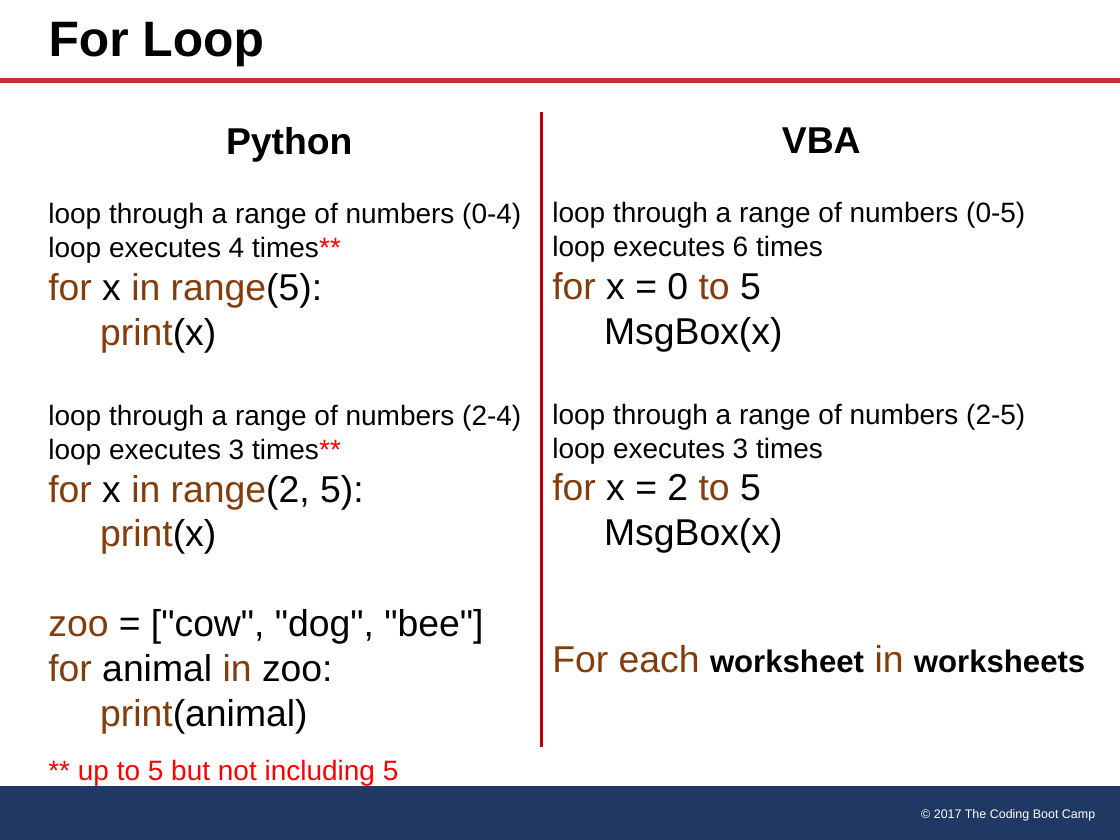
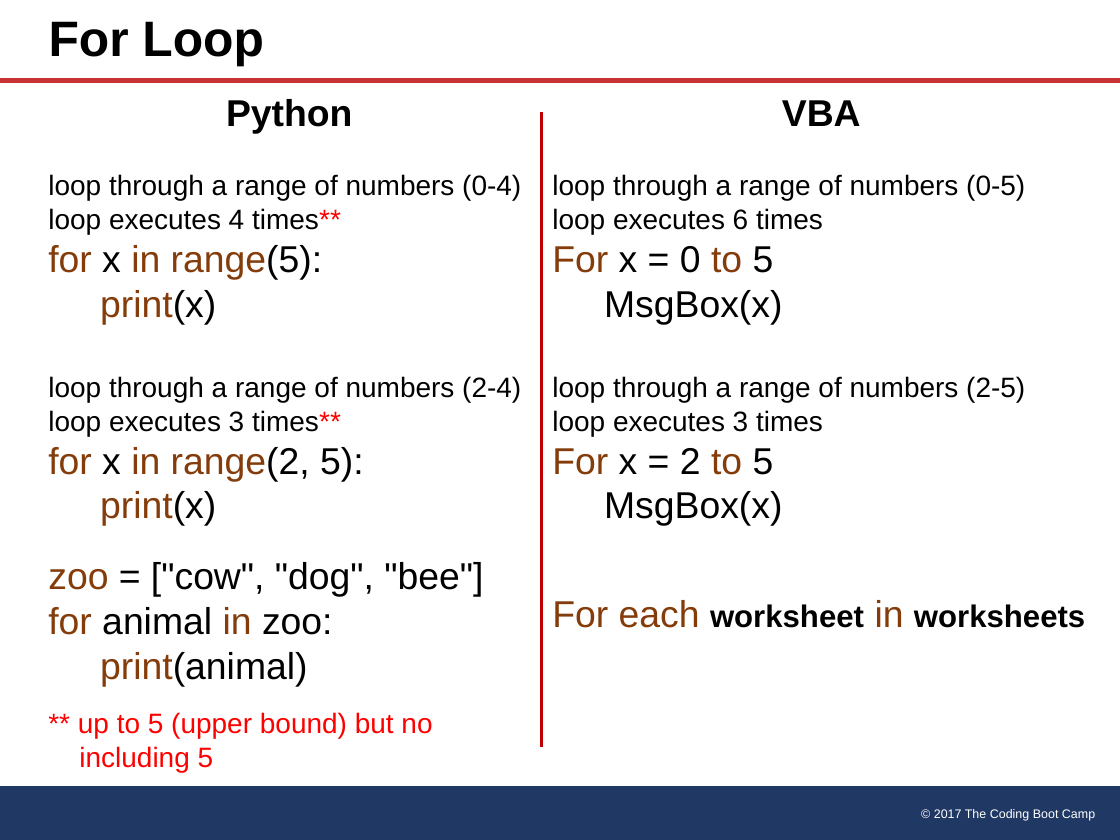
Before and after one commit to natmitch/umn, a slide deck: slide 3 of Power Points/Python2.pptx. Drawn at 1120x840 pixels with LibreOffice and Linux fonts; fonts in the diff are those of the drawing. Boxes give left, top, right and bottom in pixels: in the first picture for what was removed or moved away, otherwise in the second. Text is boxed around its words. In the diff, an @@ line names an element or a change of style, - is before the commit and + after.

Commit message:
revised .ppt for python wk3.2

```diff
--- a/Power Points/Python2.pptx
+++ b/Power Points/Python2.pptx
@@ text "Python": place and size @@
-text "Python" at (48, 127, 521, 785)
+text "Python" at (48, 99, 521, 772)
@@ text "VBA": place and size @@
-text "VBA" at (552, 127, 1085, 673)
+text "VBA" at (552, 100, 1085, 628)
@@ text at (552, 246, 774, 273): text changed @@
-for x = 0 to 5
+For x = 0 to 5
@@ text at (552, 448, 774, 475): text changed @@
-for x = 2 to 5
+For x = 2 to 5
@@ text at (78, 712, 432, 772): text changed @@
-** up to 5 but not including 5
+** up to 5 (upper bound) but no
+including 5
```
